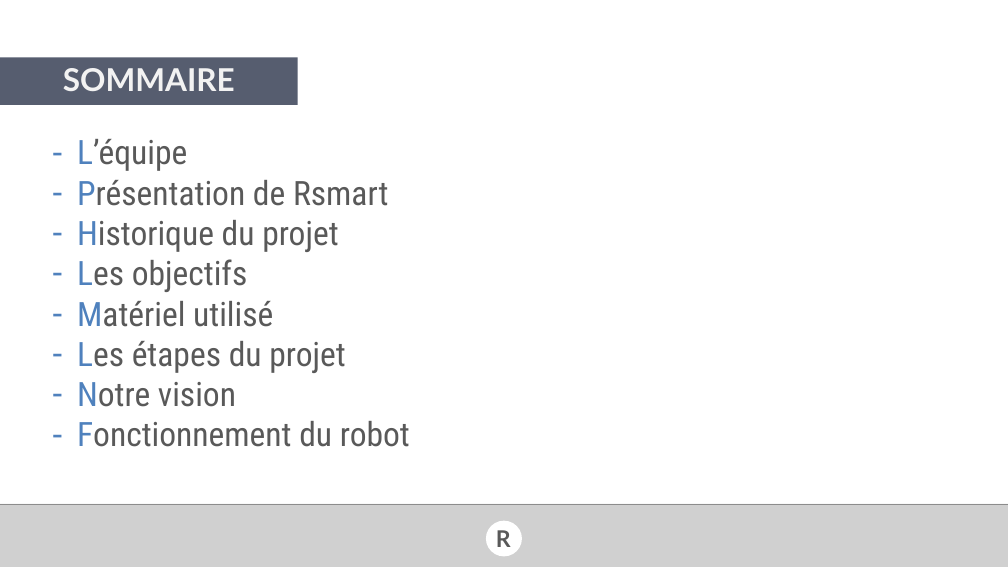
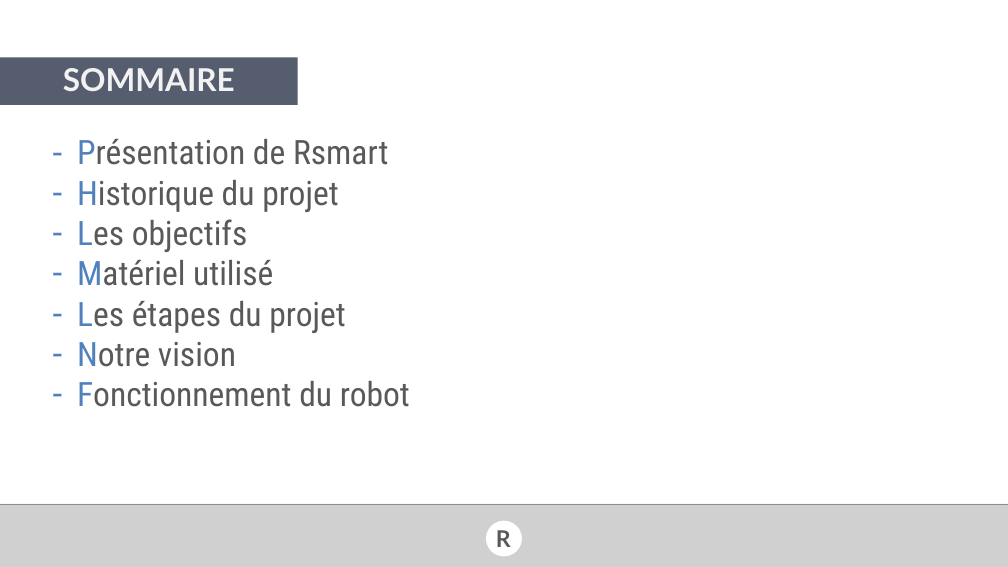
Before and after one commit to val92130/RSmart, a slide deck: slide 3 of Docs/Forum PI/RSmart presentation forum PI .pptx (slide 2 before the commit). Drawn at 1008x567 pixels with LibreOffice and Linux fonts; fonts in the diff are those of the drawing; grey boxes stand for pictures; background and template pictures are left out. Boxes give left, top, right and bottom in pixels: in the first picture for what was removed or moved away, otherwise in the second. Text is boxed around its words. In the diff, an @@ line names an element or a change of style, - is before the commit and + after.

```diff
--- a/Docs/Forum PI/RSmart presentation forum PI .pptx
+++ b/Docs/Forum PI/RSmart presentation forum PI .pptx
@@ text at (77, 139, 187, 171): paragraph removed @@
-– L’équipe
```
Also in this commit, not shown: 4 other slides changed, 7 slides added, 19 slides removed, 2 other files.
